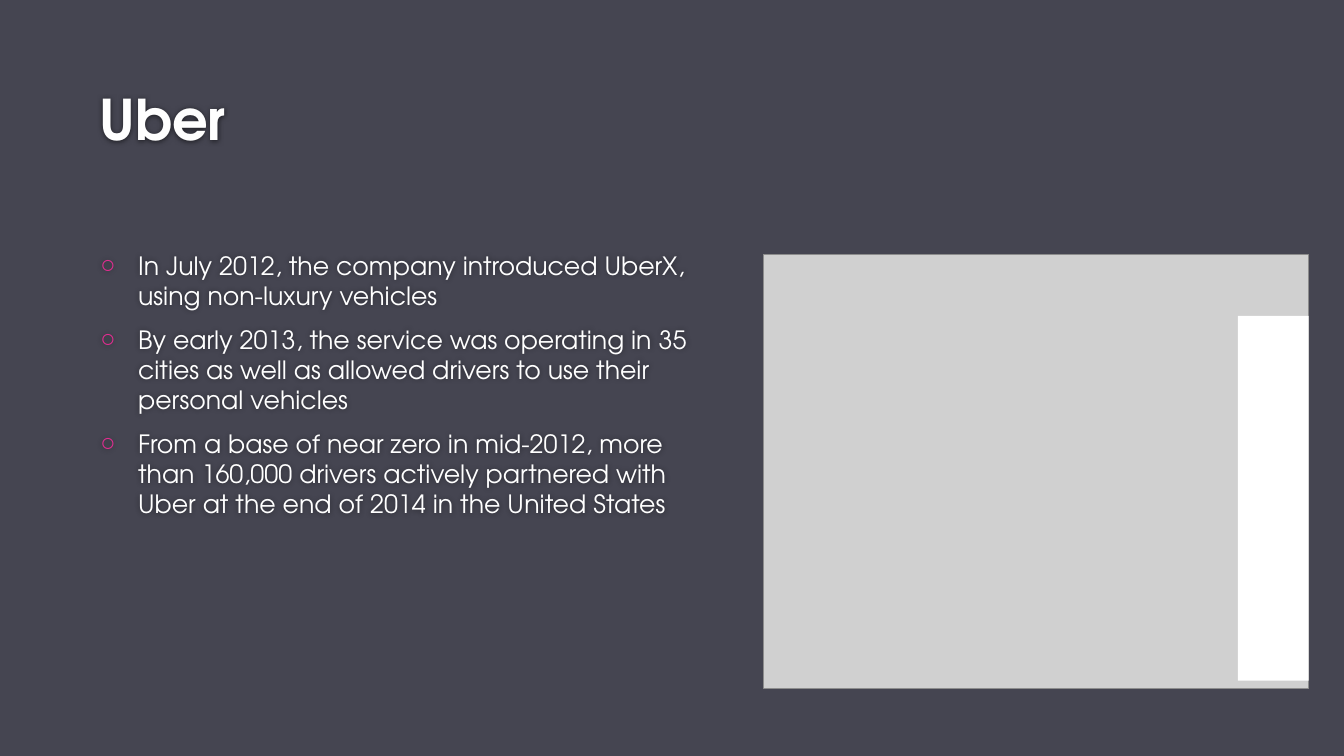
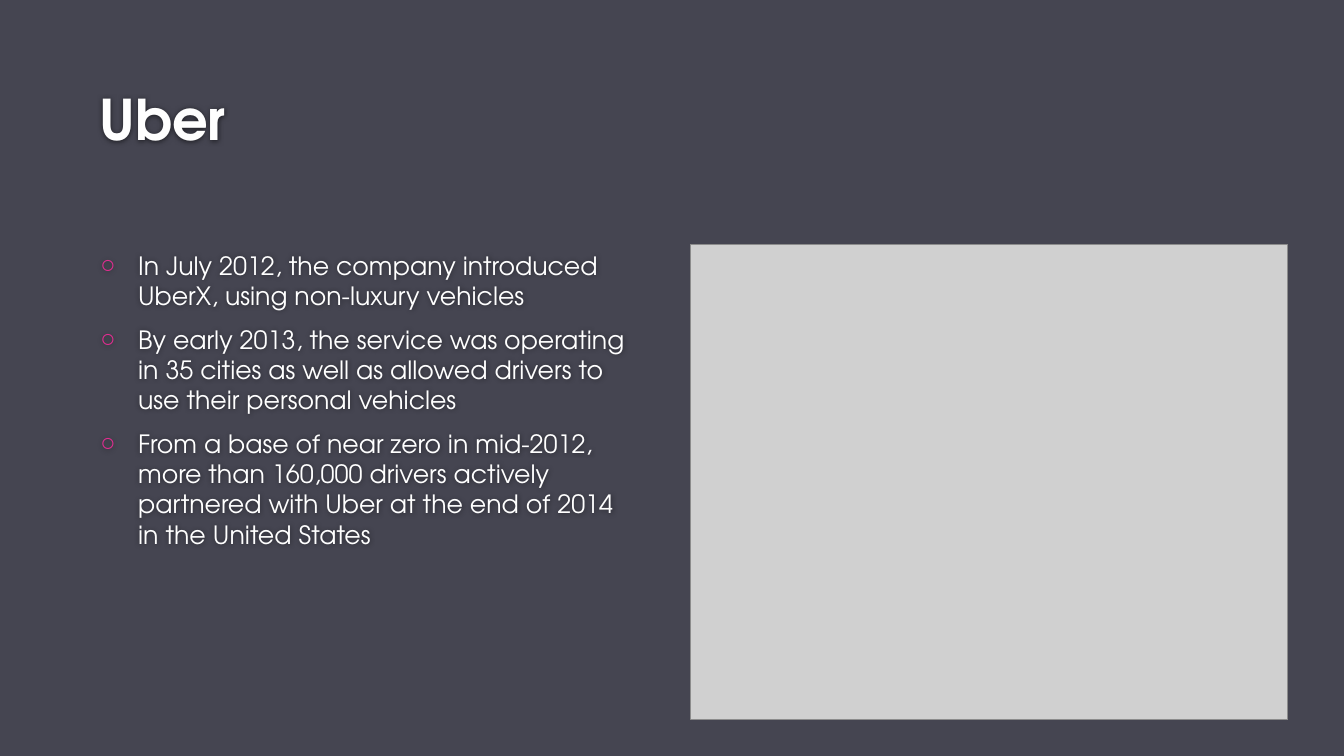
Before and after one commit to ajkim19/TNCs_and_DUI_Deaths, a slide deck: slide 6 of Project 1/Project-1.pptx (slide 5 before the commit). Drawn at 1344x756 pixels with LibreOffice and Linux fonts; fonts in the diff are those of the drawing; grey boxes stand for pictures; background and template pictures are left out. Boxes give left, top, right and bottom in pixels: in the first picture for what was removed or moved away, otherwise in the second. Text is boxed around its words. In the diff, an @@ line names an element or a change of style, - is before the commit and + after.

```diff
--- a/Project 1/Project-1.pptx
+++ b/Project 1/Project-1.pptx
@@ text "In July 2012, the company ..." rewrapped from (x1=138, y1=256, x2=687, y2=514) to (x1=138, y1=256, x2=624, y2=545) @@
@@ picture resized from (x1=764, y1=255, x2=1309, y2=689) to (x1=691, y1=245, x2=1288, y2=720) @@
@@ rectangle removed at (x1=1238, y1=316, x2=1309, y2=681) @@
```
Also in this commit, not shown: 5 other slides changed, 1 slide added.
